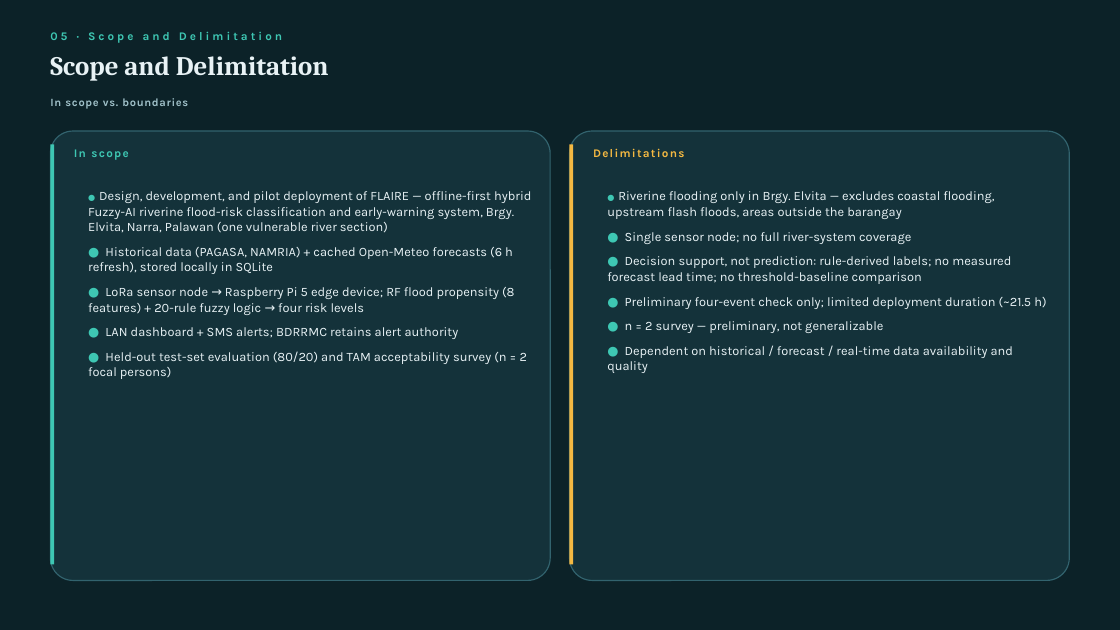
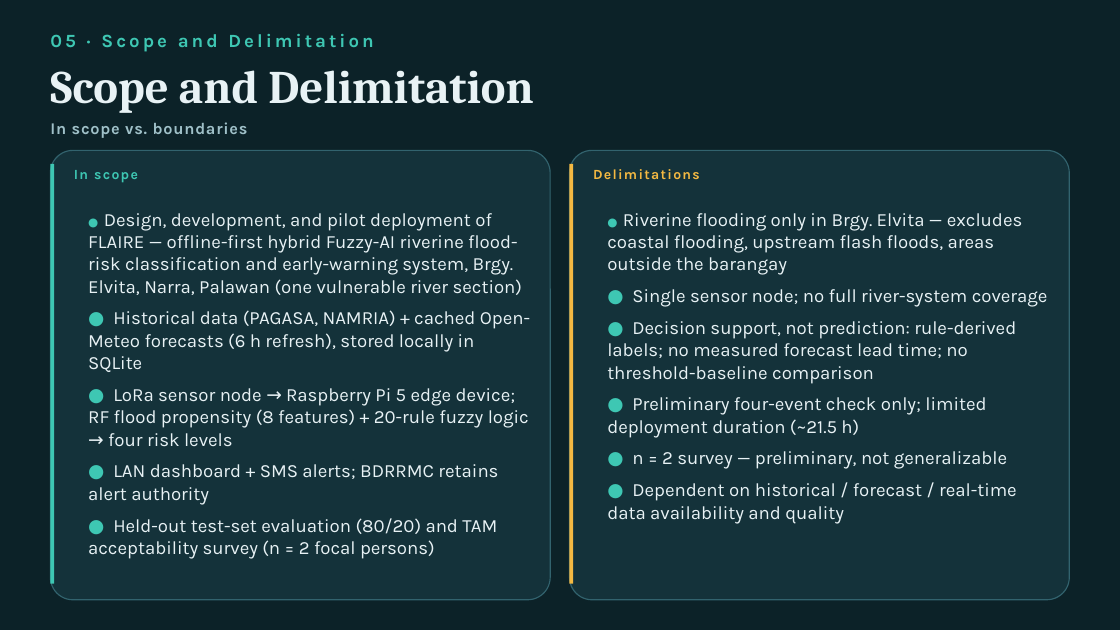
Before and after one commit to fr4pp3r/river-monitor, a slide deck: slide 6 of presentation/FLAIRE Presentation.pptx (slide 5 before the commit). Drawn at 1120x630 pixels with LibreOffice and Linux fonts; fonts in the diff are those of the drawing. Boxes give left, top, right and bottom in pixels: in the first picture for what was removed or moved away, otherwise in the second. Text is boxed around its words. In the diff, an @@ line names an element or a change of style, - is before the commit and + after.

Commit message:
Update FLAIRE presentation
Refresh the FLAIRE presentation PowerPoint with the latest content and layout changes.

```diff
--- a/presentation/FLAIRE Presentation.pptx
+++ b/presentation/FLAIRE Presentation.pptx
@@ text "05 · Scope and Delimitation" at [50,34,373,52]: size 10 to 16 pt @@
@@ text "Scope and Delimitation": place and size @@
-text "Scope and Delimitation" at [50,56,329,81]
+text "Scope and Delimitation" at [50,70,533,113]
@@ text "Scope and Delimitation" at [50,70,533,113]: size 23 to 40 pt @@
@@ text "In scope vs. boundaries" at [50,122,248,138]: size 9.5 to 14 pt @@
@@ text "In scope": place and size @@
-text "In scope" at [74,149,128,160]
+text "In scope" at [74,170,138,183]
@@ text "In scope" at [74,170,138,183]: size 10 to 12 pt @@
@@ 2 rounded rectangles, 2 rectangles, 1 text: place and size @@
-2 rounded rectangles, 2 rectangles, 1 text at [50,98,1070,581]
+2 rounded rectangles, 2 rectangles, 1 text at [50,122,1070,600]
@@ text "Delimitations" at [593,169,700,179]: size 10 to 12 pt @@
@@ text "Delimitations": place and size @@
-text "Delimitations" at [593,148,684,157]
+text "Delimitations" at [593,169,700,179]
@@ text "● Design, development, and pilot ...": place and size @@
-text "● Design, development, and pilot ..." at [88,191,531,379]
+text "● Design, development, and pilot ..." at [88,213,530,559]
@@ text "● Design, development, and pilot ..." at [88,213,530,559]: size 7 to 10 pt in "●"; size 11 to 16 pt @@
@@ text "● Riverine flooding only in ..." at [607,213,1048,524]: size 7 to 10 pt in "●"; size 11 to 16 pt @@
@@ text "● Riverine flooding only in ...": place and size @@
-text "● Riverine flooding only in ..." at [607,191,1046,373]
+text "● Riverine flooding only in ..." at [607,213,1048,524]
```
Also in this commit, not shown: 15 other slides changed, 8 slides added.
